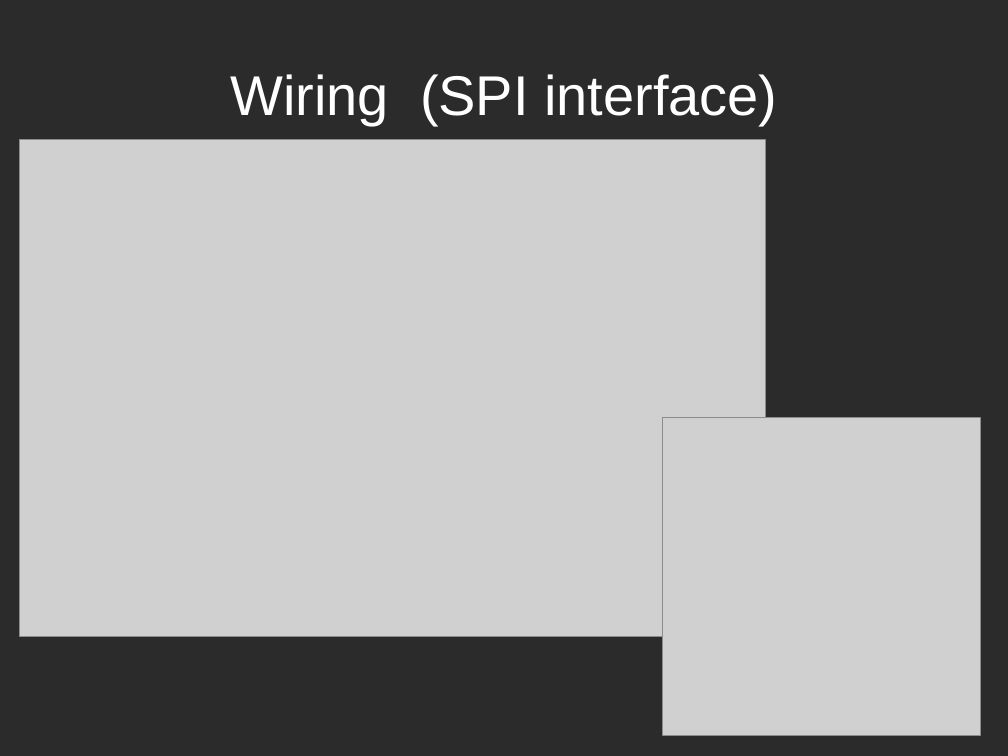
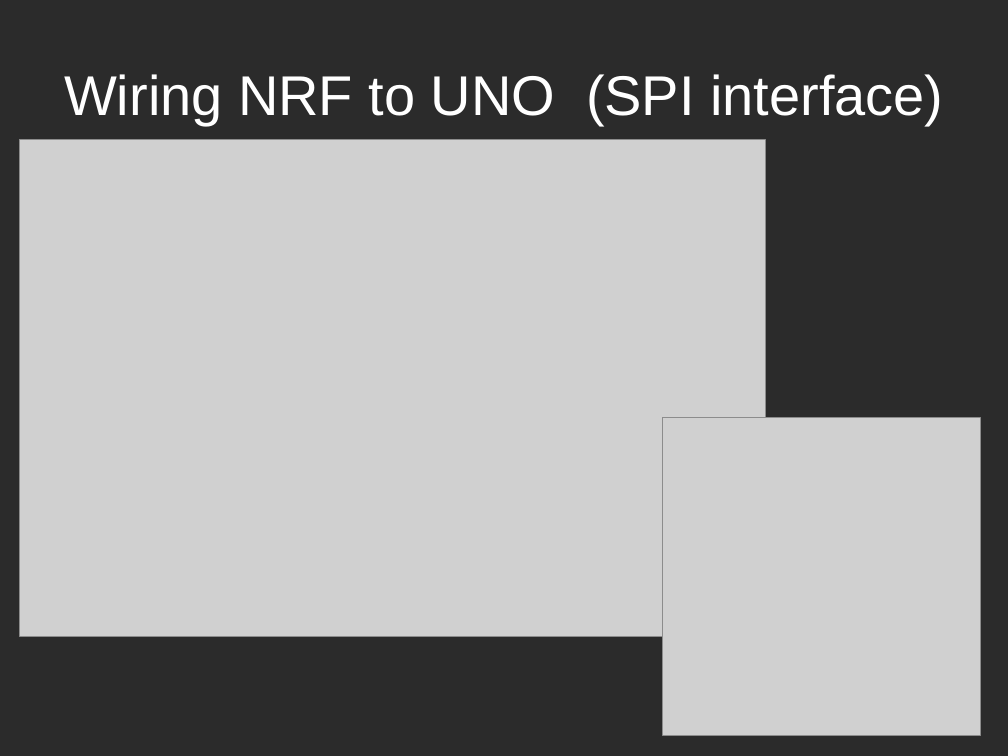
Before and after one commit to WSNhub/WSN-at-Work, a slide deck: slide 14 of workshop1x/WSNatwork - workshop1.pptx (slide 13 before the commit). Drawn at 1008x756 pixels with LibreOffice and Linux fonts; fonts in the diff are those of the drawing; grey boxes stand for pictures; background and template pictures are left out; a plain dark background stands for a picture behind light text. Boxes give left, top, right and bottom in pixels: in the first picture for what was removed or moved away, otherwise in the second. Text is boxed around its words. In the diff, an @@ line names an element or a change of style, - is before the commit and + after.

```diff
--- a/workshop1x/WSNatwork - workshop1.pptx
+++ b/workshop1x/WSNatwork - workshop1.pptx
@@ title at (64, 74, 943, 125): text changed @@
-Wiring (SPI interface)
+Wiring NRF to UNO (SPI interface)
```
Also in this commit, not shown: 2 slides added, 1 other file.
